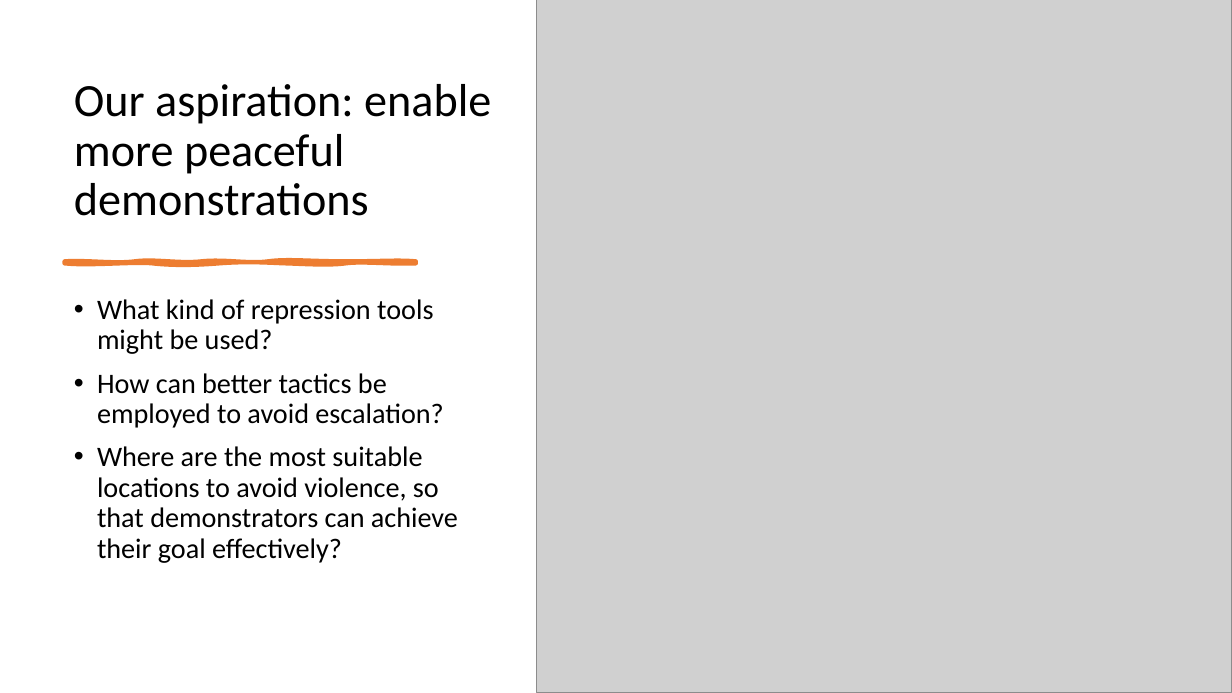
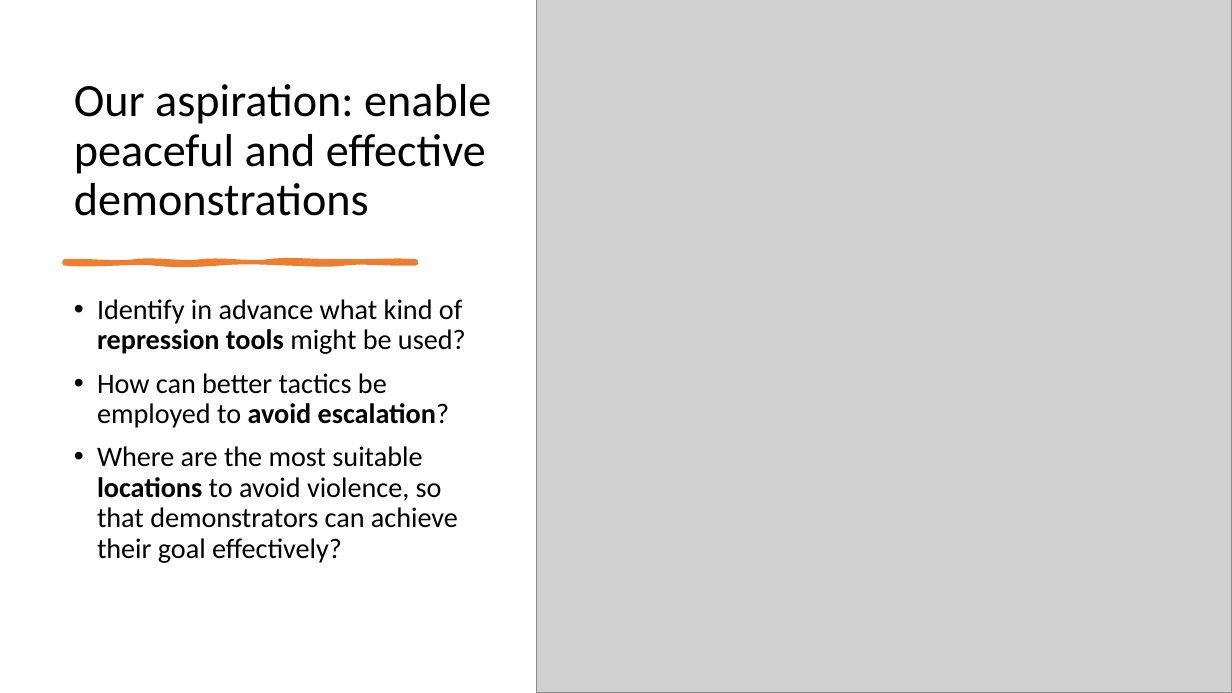
Before and after one commit to NoahDarwich/portest, a slide deck: slide 5 of Draft Pro-Test Demo Day Presentation.pptx. Drawn at 1232x693 pixels with LibreOffice and Linux fonts; fonts in the diff are those of the drawing; grey boxes stand for pictures. Boxes give left, top, right and bottom in pixels: in the first picture for what was removed or moved away, otherwise in the second. Text is boxed around its words. In the diff, an @@ line names an element or a change of style, - is before the commit and + after.

```diff
--- a/Draft Pro-Test Demo Day Presentation.pptx
+++ b/Draft Pro-Test Demo Day Presentation.pptx
@@ title at [74, 84, 491, 216]: text changed @@
-Our aspiration: enable more peaceful demonstrations
+Our aspiration: enable peaceful and effective demonstrations
@@ text at [97, 299, 466, 354]: text changed @@
-• What kind of repression tools might be used?
+• Identify in advance what kind of repression tools might be used?
@@ text at [97, 373, 458, 563]: bold on in "avoid escalation?", "locations" @@
```
Also in this commit, not shown: 3 other slides changed.
